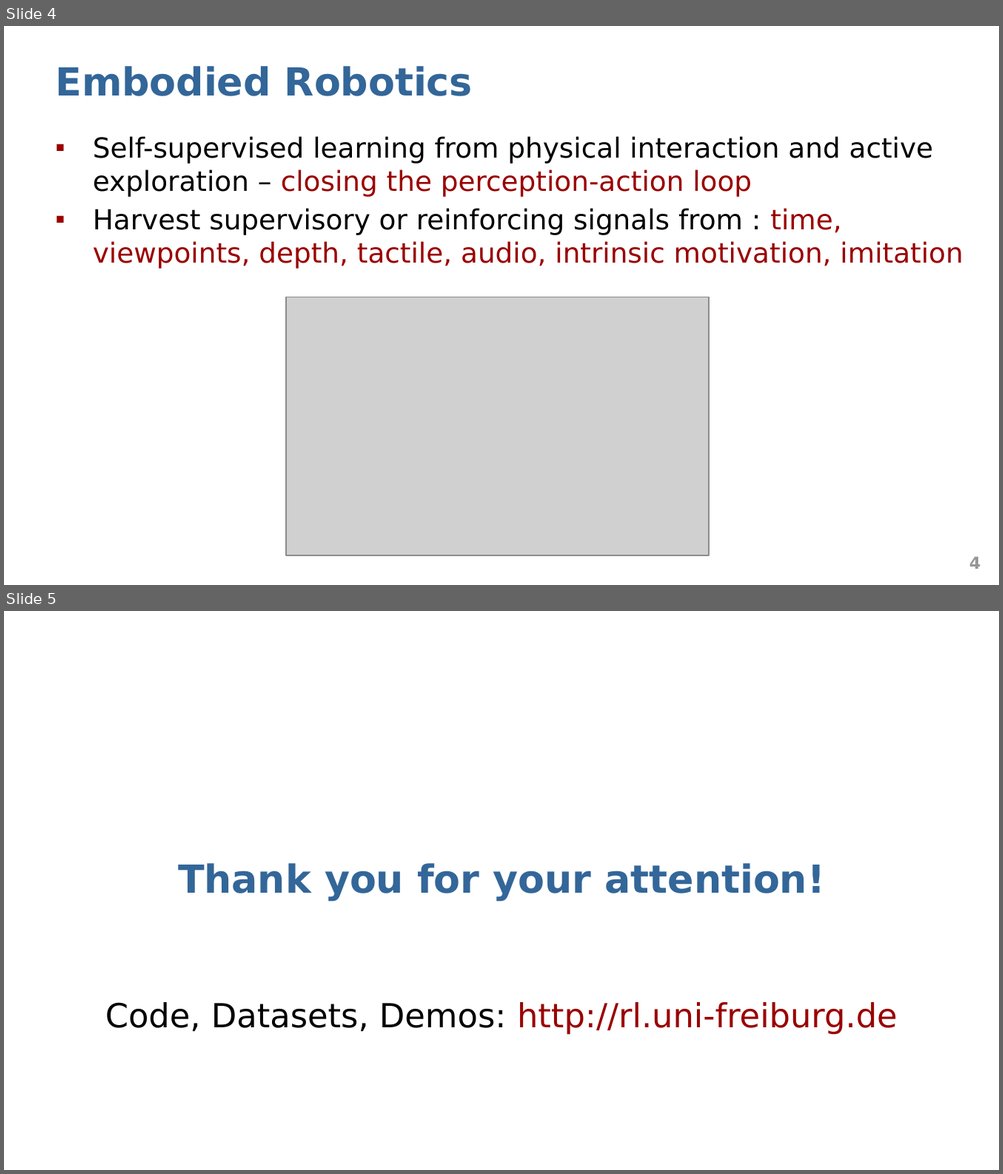
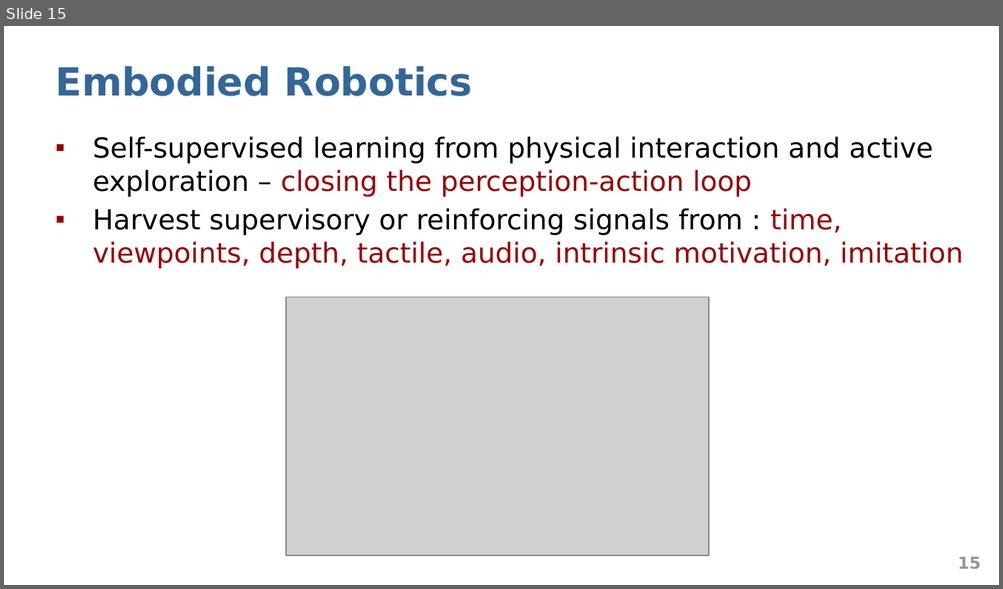
Before and after one commit to abduskhazi/deep-reinforcement-learning-seminar, a slide deck: presentation.pptx. Shown one above the other, each under a label of ours: slides 4 and 5 before the commit, slide 15 after it. The pictures are 1003x1174 and 1003x589 pixels, drawn with LibreOffice and Linux fonts; fonts in the diff are those of the drawing; grey boxes stand for pictures. Boxes give left, top, right and bottom in pixels: in the first picture for what was removed or moved away, otherwise in the second. Text is boxed around its words. In the diff, an @@ line names an element or a change of style, - is before the commit and + after.

```diff
--- a/presentation.pptx
+++ b/presentation.pptx
@@ slide 5 removed at [4,611,999,1170], background #FFFFFF @@
@@ title removed at [178,863,825,901] @@
-Thank you for your attention!
@@ text removed at [105,1002,897,1035] @@
-Code, Datasets, Demos: http://rl.uni-freiburg.de
@@ what was slide 4 is now slide 15 @@
@@ page number at [957,557,980,569]: text changed @@
-4
+15
```
Also in this commit, not shown: 15 slides added, 3 other slides removed.
